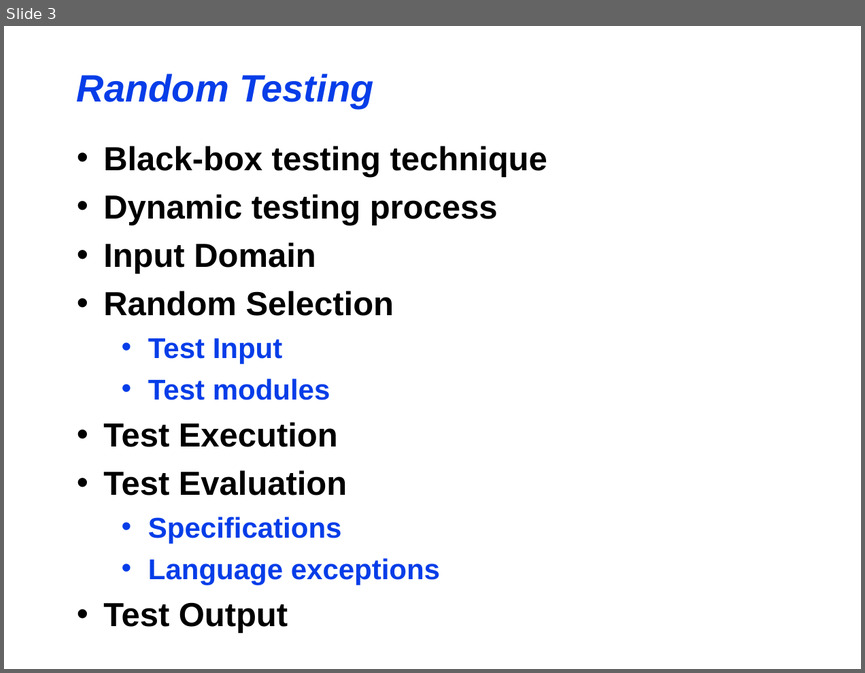
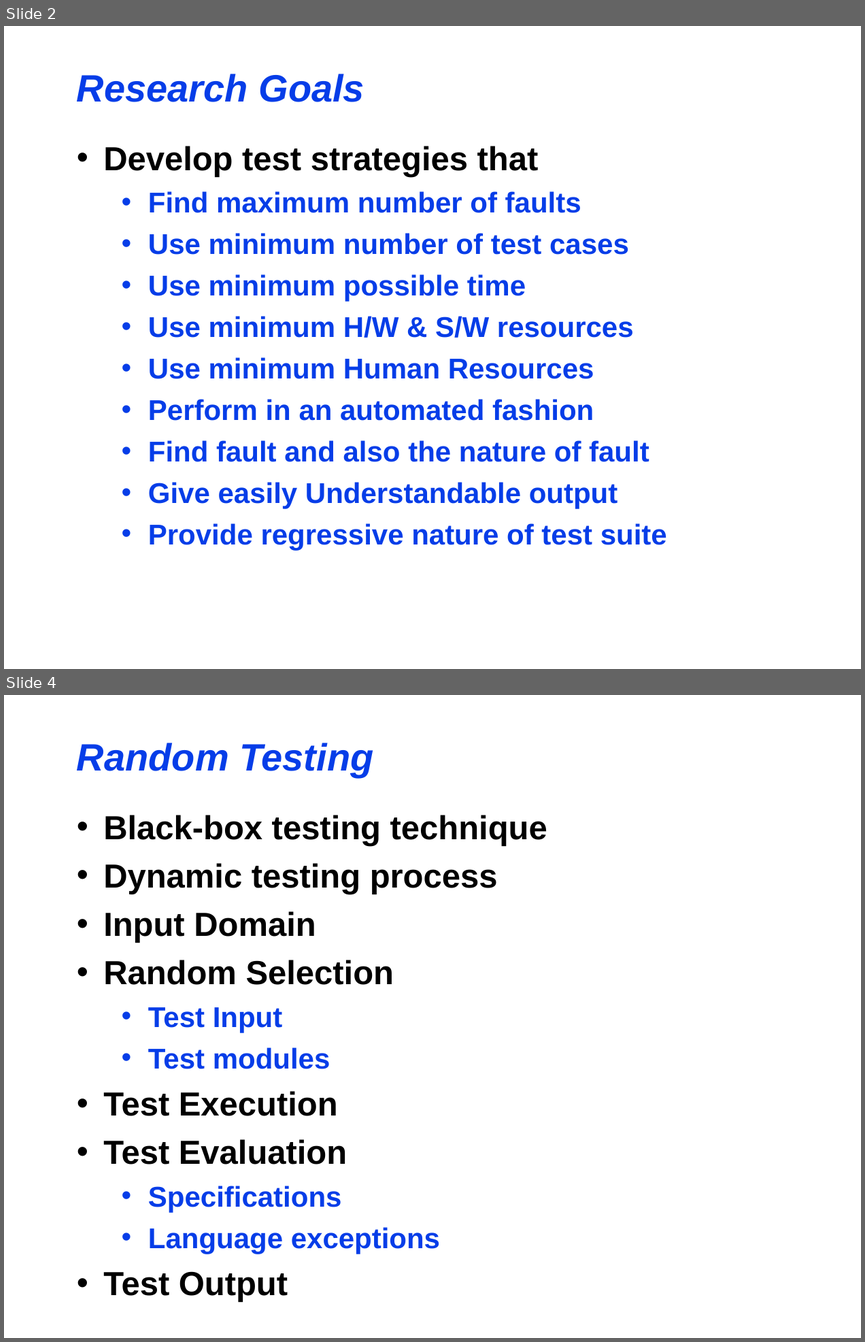
Before and after one commit to maochy/yeti-test, a slide deck: ThesisSeminar/ThesisSeminar.ppt. Shown one above the other, each under a label of ours: slide 3 before the commit, slides 2 and 4 after it; the slides between them are not shown. The pictures are 865x673 and 865x1342 pixels, drawn with LibreOffice and Linux fonts; fonts in the diff are those of the drawing. Boxes give left, top, right and bottom in pixels: in the first picture for what was removed or moved away, otherwise in the second. Text is boxed around its words. In the diff, an @@ line names an element or a change of style, - is before the commit and + after.

```diff
--- a/ThesisSeminar/ThesisSeminar.ppt
+++ b/ThesisSeminar/ThesisSeminar.ppt
@@ slide 2 added at bbox=[4, 26, 861, 669], background #FFFFFF @@
@@ title added at bbox=[77, 74, 365, 102], 32 pt, text #063DE8, bold, italic @@
+Research Goals
@@ text added at bbox=[103, 146, 667, 550], 24 pt, text #063DE8, bold @@
+• Develop test strategies that
+  • Find maximum number of faults
+  • Use minimum number of test cases
+  • Use minimum possible time
+  • Use minimum H/W & S/W resources
+  • Use minimum Human Resources
+  • Perform in an automated fashion
+  • Find fault and also the nature of fault
+  • Give easily Understandable output
+  • Provide regressive nature of test suite
@@ what was slide 3 is now slide 4 @@
```
Also in this commit, not shown: 3 slides changed, 1 other slide added, 1 slide removed, 3 other files.
